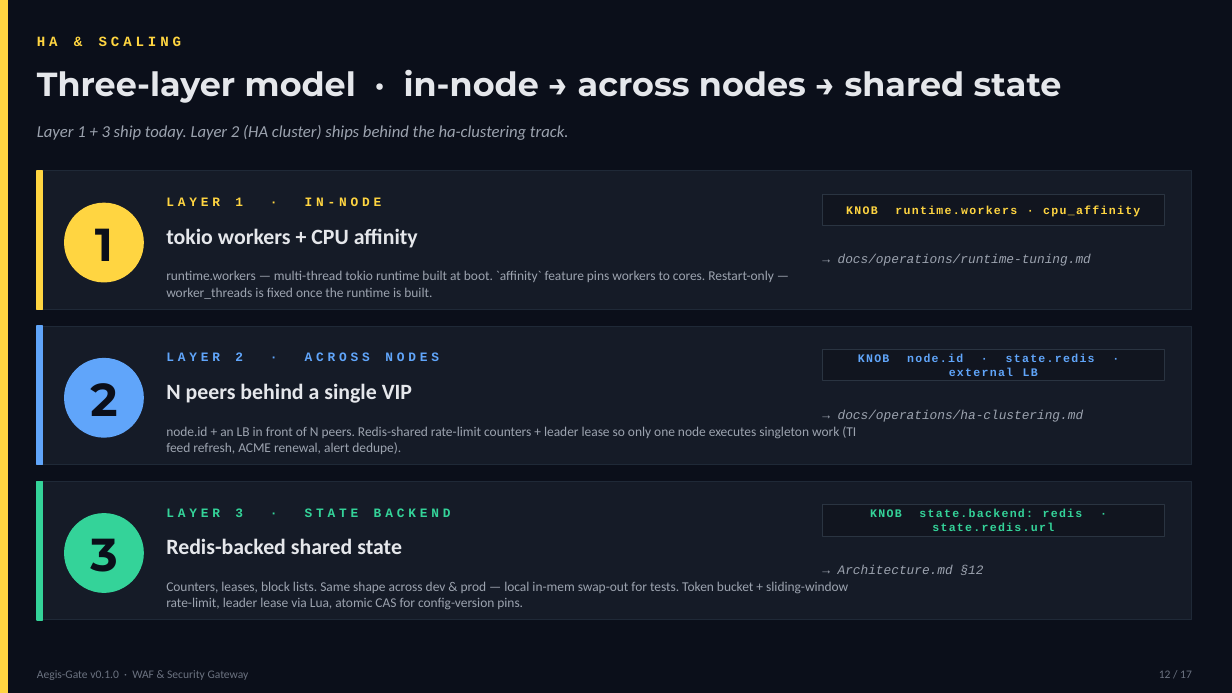
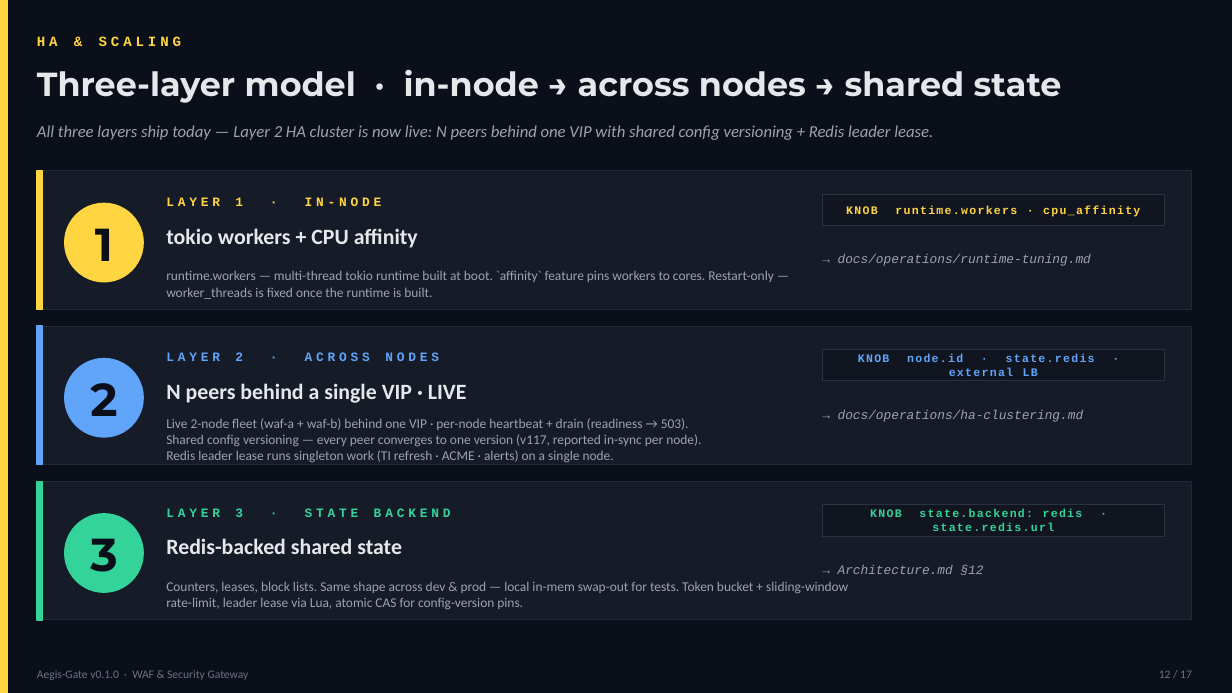
Before and after one commit to nico-aie/aegis-gate, a slide deck: slide 12 of Aegis-Gate-Presentation.pptx. Drawn at 1232x693 pixels with LibreOffice and Linux fonts; fonts in the diff are those of the drawing. Boxes give left, top, right and bottom in pixels: in the first picture for what was removed or moved away, otherwise in the second. Text is boxed around its words. In the diff, an @@ line names an element or a change of style, - is before the commit and + after.

```diff
--- a/Aegis-Gate-Presentation.pptx
+++ b/Aegis-Gate-Presentation.pptx
@@ text at <box>37,125,933,140</box>: text changed @@
-Layer 1 + 3 ship today. Layer 2 (HA cluster) ships behind the ha-clustering track.
+All three layers ship today — Layer 2 HA cluster is now live: N peers behind one VIP with shared config versioning + Redis leader lease.
@@ text at <box>166,383,467,403</box>: text changed @@
-N peers behind a single VIP
+N peers behind a single VIP · LIVE
@@ text at <box>166,418,701,462</box>: text changed @@
-node.id + an LB in front of N peers. Redis-shared rate-limit counters + leader lease so only one node executes singleton work (TI feed refresh, ACME renewal, alert dedupe).
+Live 2-node fleet (waf-a + waf-b) behind one VIP · per-node heartbeat + drain (readiness → 503).
+Shared config versioning — every peer converges to one version (v117, reported in-sync per node).
+Redis leader lease runs singleton work (TI refresh · ACME · alerts) on a single node.
```
Also in this commit, not shown: 7 other slides changed.
